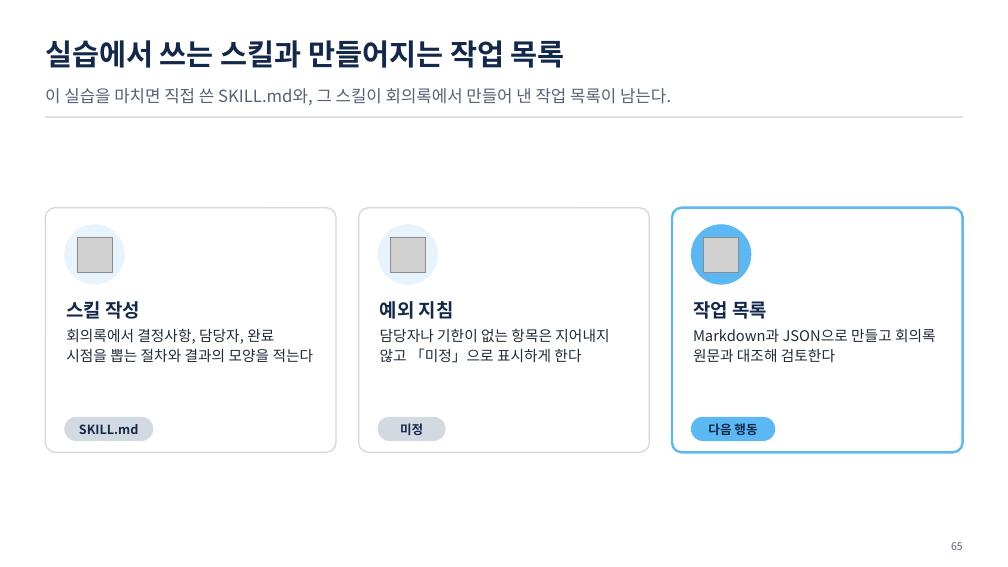
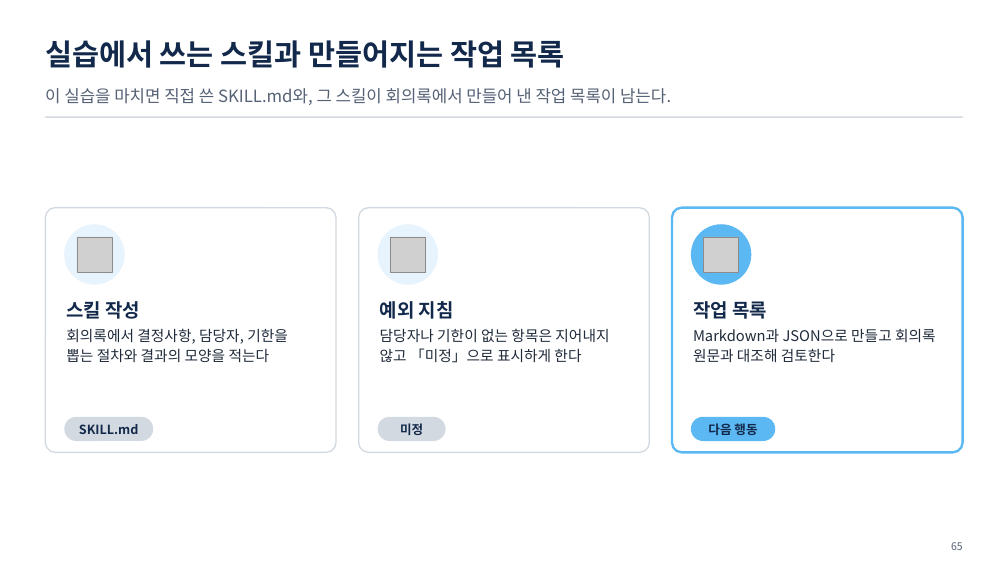
Before and after one commit to uengine-oss/hyd-iot-edu, a slide deck: slide 65 of docs/교재/통합반/06일차/통합반_06일차.pptx. Drawn at 1008x567 pixels with LibreOffice and Linux fonts; fonts in the diff are those of the drawing; grey boxes stand for pictures. Boxes give left, top, right and bottom in pixels: in the first picture for what was removed or moved away, otherwise in the second. Text is boxed around its words. In the diff, an @@ line names an element or a change of style, - is before the commit and + after.

```diff
--- a/docs/교재/통합반/06일차/통합반_06일차.pptx
+++ b/docs/교재/통합반/06일차/통합반_06일차.pptx
@@ text at (x1=66, y1=328, x2=288, y2=362): text changed @@
-회의록에서 결정사항, 담당자, 완료 시점을 뽑는 절차와 결과의 모양을 적는다
+회의록에서 결정사항, 담당자, 기한을 뽑는 절차와 결과의 모양을 적는다
```
Also in this commit, not shown: 5 other slides changed, 5 other files.
